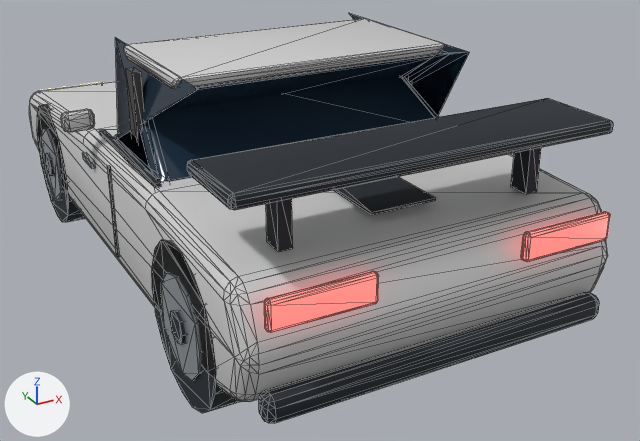
The glTF model game/models/car_4.glb as it was, and as the next commit left it.
One viewpoint serves both versions: a 50 mm camera at (-1.94, -4.21, 1.67) aimed at (0.21, -0.29, -0.29). Every picture has the same lights, and +X, +Y and +Z are marked at lower left. The picture after the commit comes second. Mesh edges are drawn as thin lines. Vertices at exactly the same position are counted once.

Objects in the first picture: 'prism'.
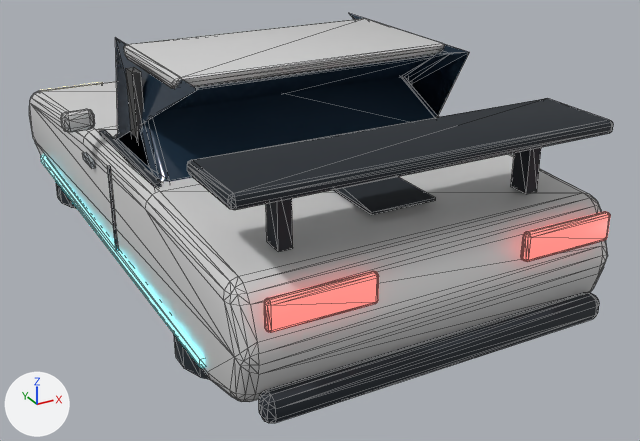
The newer file is also turned or shifted as a whole; pictures and numbers use the older file's frame.

Changed parts and their boxes [x1, y1, x2, y2] in the pictures (640 x 441 px):
part 1 of me_prism, added
    after: [174, 334, 210, 380]
part 2 of me_prism, added (mostly hidden)
    after: [56, 181, 77, 209]
part 3 of me_prism, added
    after: [41, 156, 205, 368]
part 4 of me_prism, deleted
    before: [37, 104, 241, 413]

Patch to the scene script:
```diff
--- a/game/models/car_4.glb.py
+++ b/game/models/car_4.glb.py
@@ mat_jet @@
+mat_jet = principled_material('Jet')
+mat_jet.base_color = (0.114, 0.896, 1.0)  # cyan #5ff3ff
+mat_jet.roughness = 0.3
+mat_jet.emission_color = (0.114, 0.896, 1.0)  # cyan #5ff3ff
+mat_jet.emission_strength = 3.0
@@ me_prism @@
 # used by ob_prism; location = (0.0, 0.0, 0.0)
-me_prism.from_pydata(...)  # 1144 vertices, 2144 faces; spans x -1.04..1.04, y -1.78..1.78, z -0.58..0.71
+me_prism.from_pydata(...)  # 1144 vertices, 2152 faces; spans x -1.04..1.04, y -1.78..1.78, z -0.48..0.71
+# me_prism part 1: a new loose piece, an 18-sided cylinder along z spanning x -0.9..-0.3, y -1.35..-0.75, z -0.44..-0.32, in mat_dark (black #1b232b)
+# me_prism part 2: a new loose piece, an 18-sided cylinder along z spanning x -0.9..-0.3, y 0.75..1.35, z -0.44..-0.32, in mat_dark (black #1b232b)
+# me_prism part 3: a new loose piece, a box spanning x -0.917..-0.892, y -1.365..1.365, z -0.28..-0.24, in mat_jet (cyan #5ff3ff, glowing cyan #5ff3ff)
+# me_prism part 4: 12 loose pieces with 304 vertices, spanning x -0.92..0.92, y -1.49..1.49, z -0.58..0.14, are deleted
+# other edits to the shape of me_prism do not show in these pictures
 me_prism.materials.append(mat_body)
@@ me_prism @@
 me_prism.materials.append(mat_tail)
+me_prism.materials.append(mat_jet)  # cyan #5ff3ff, glowing cyan #5ff3ff
```
